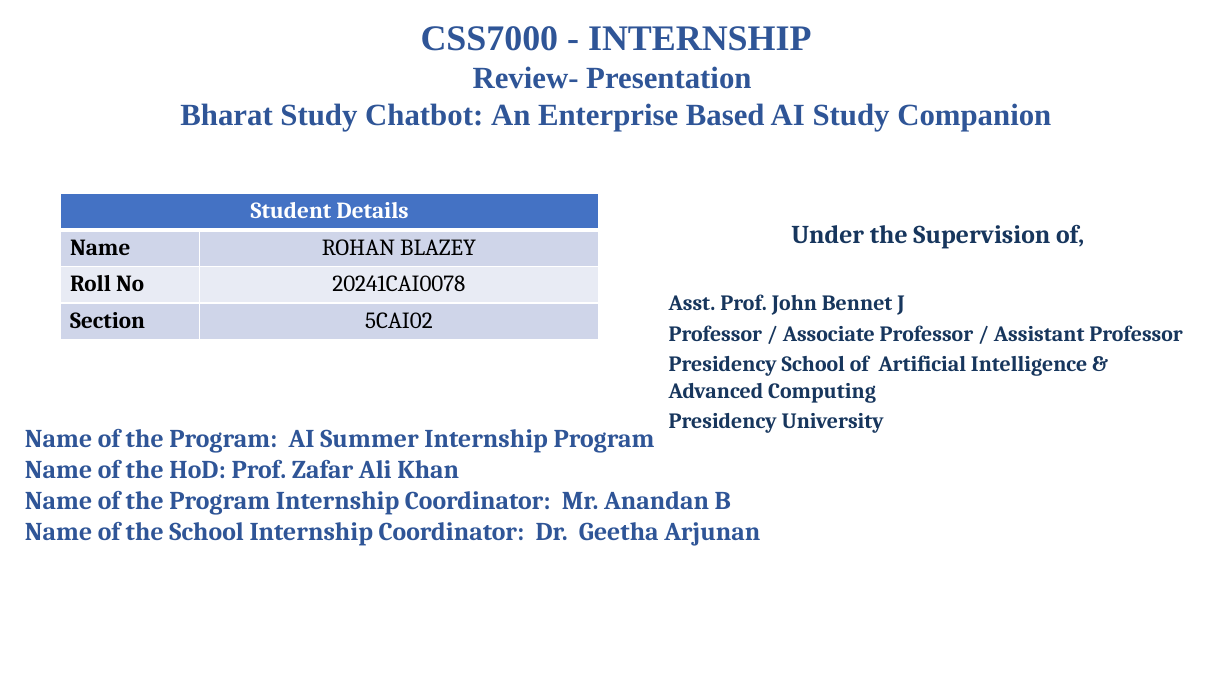
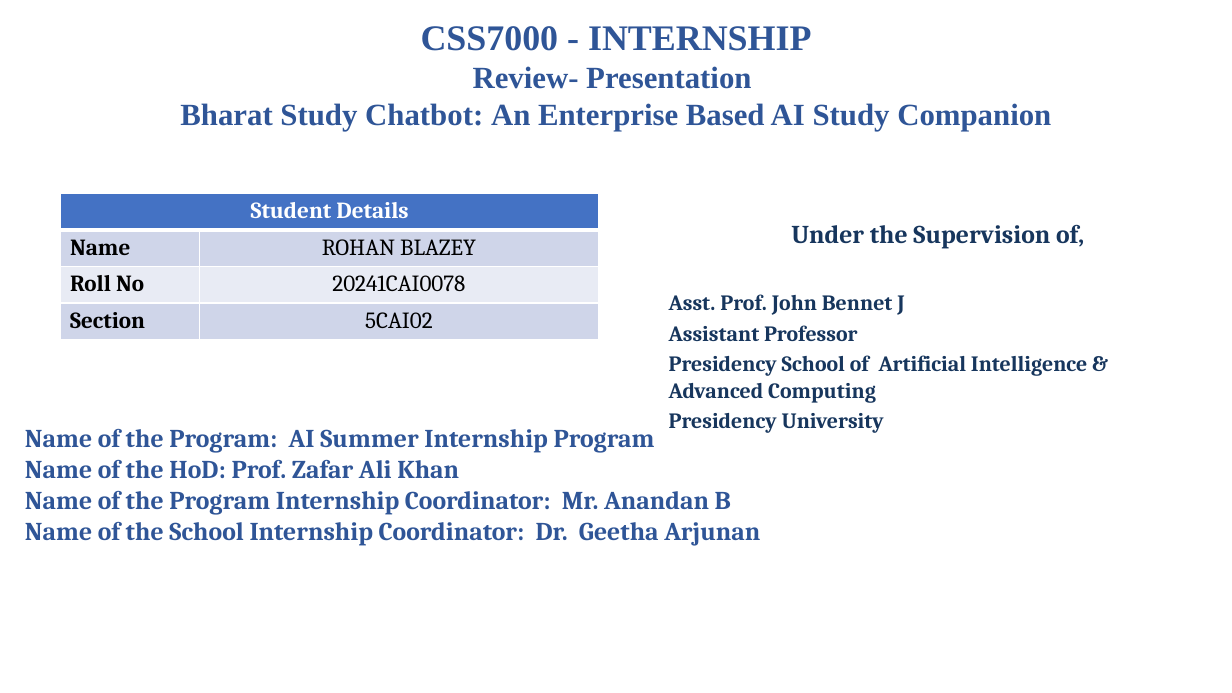
Before and after one commit to ROHAN-BLAZEY/bharat-study-chatbot, a slide deck: slide 1 of Internship Capstone Project/CSS7000-Internship Presentation.pptx. Drawn at 1232x693 pixels with LibreOffice and Linux fonts; fonts in the diff are those of the drawing; background and template pictures are left out. Boxes give left, top, right and bottom in pixels: in the first picture for what was removed or moved away, otherwise in the second. Text is boxed around its words. In the diff, an @@ line names an element or a change of style, - is before the commit and + after.

```diff
--- a/Internship Capstone Project/CSS7000-Internship Presentation.pptx
+++ b/Internship Capstone Project/CSS7000-Internship Presentation.pptx
@@ text at <box>669,325,858,341</box>: text changed @@
-Professor / Associate Professor / Assistant Professor
+Assistant Professor
```
Also in this commit, not shown: 1 other file.
